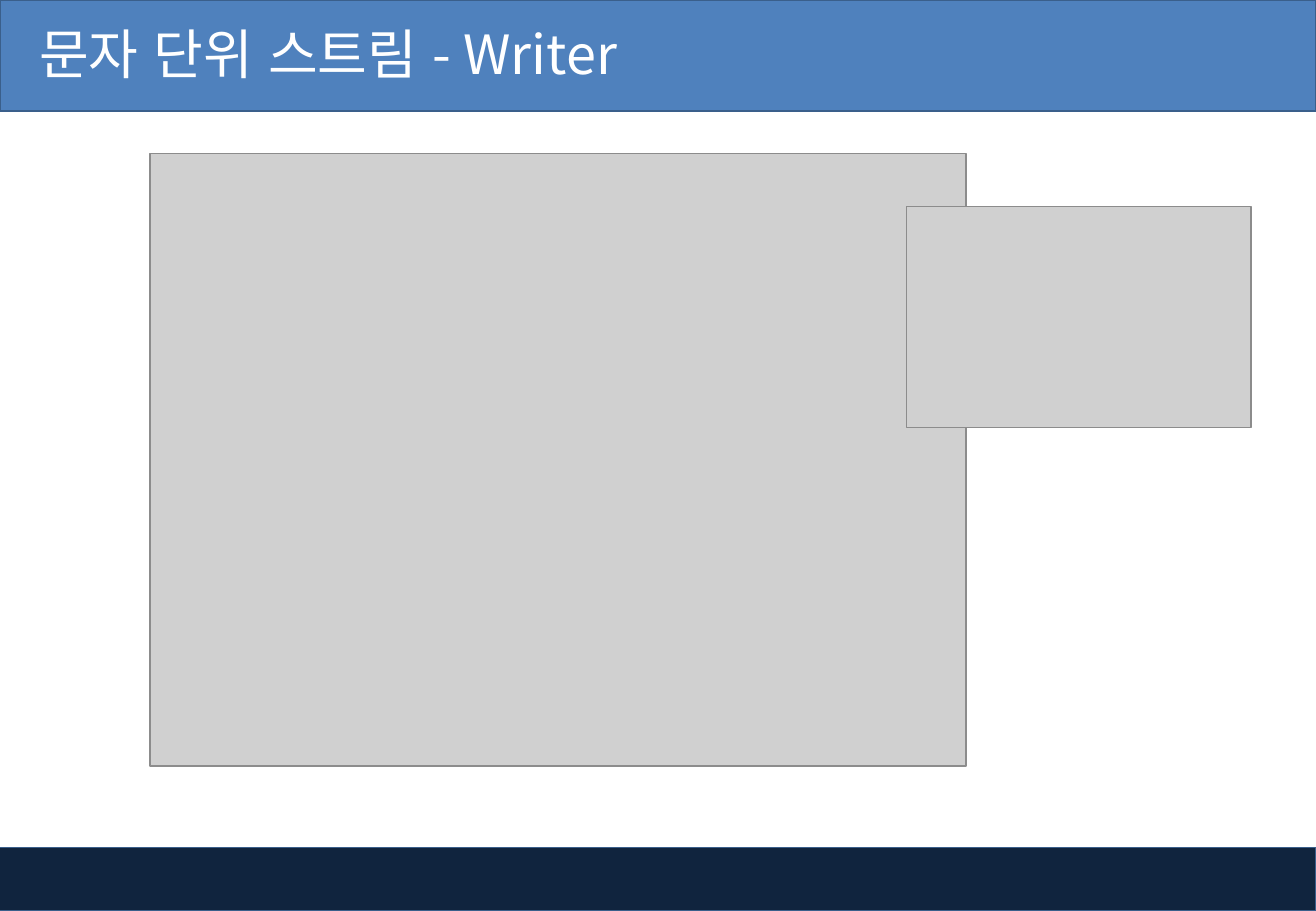
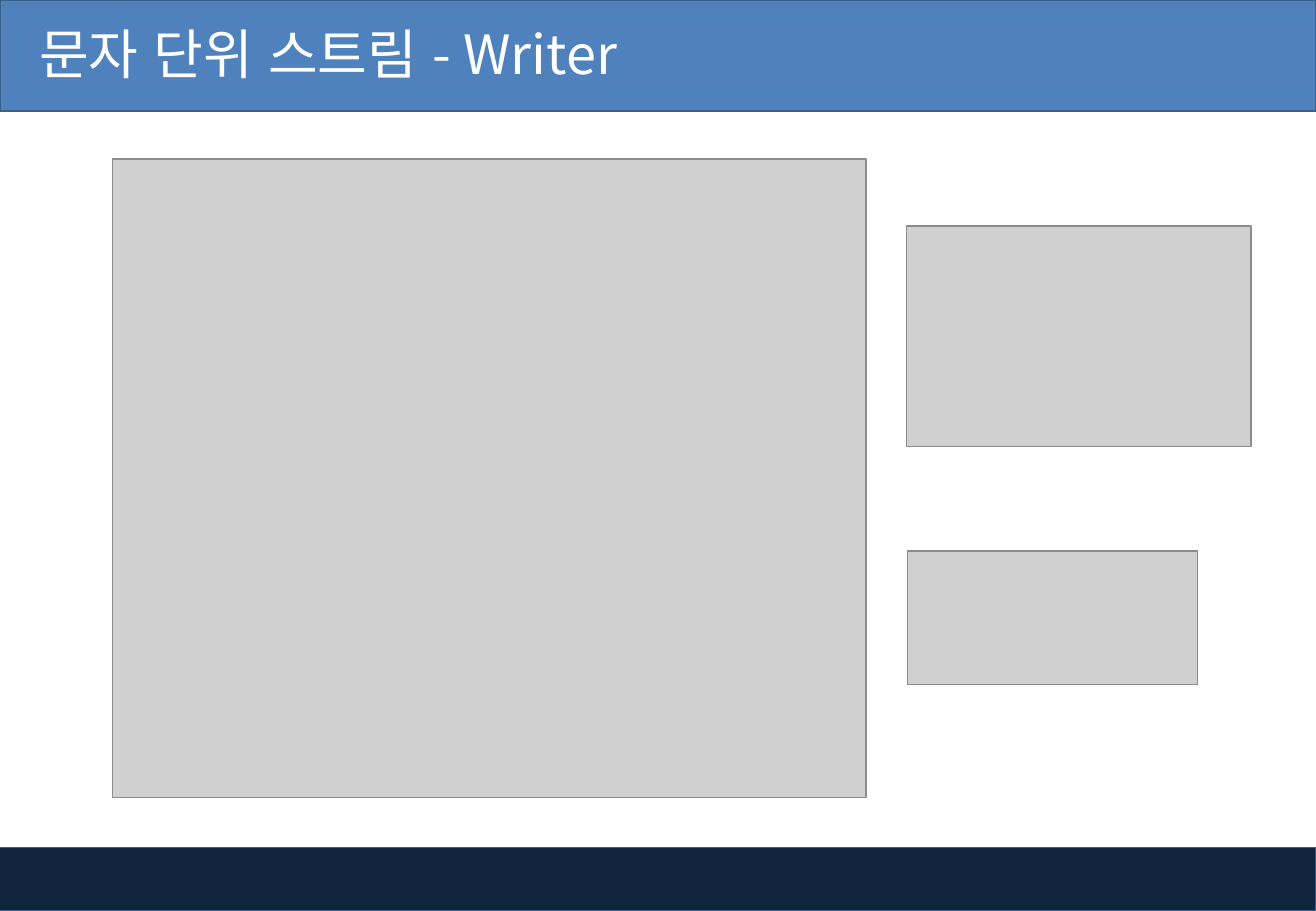
Before and after one commit to AhNyx/js_works, a slide deck: slide 24 of ppt/java_ppt/13장-자바 입출력.pptx. Drawn at 1316x911 pixels with LibreOffice and Linux fonts; fonts in the diff are those of the drawing; grey boxes stand for pictures; background and template pictures are left out. Boxes give left, top, right and bottom in pixels: in the first picture for what was removed or moved away, otherwise in the second. Text is boxed around its words. In the diff, an @@ line names an element or a change of style, - is before the commit and + after.

```diff
--- a/ppt/java_ppt/13장-자바 입출력.pptx
+++ b/ppt/java_ppt/13장-자바 입출력.pptx
@@ picture: place and size @@
-picture at box(149, 154, 966, 767)
+picture at box(113, 159, 866, 798)
@@ picture: place and size @@
-picture at box(906, 207, 1250, 428)
+picture at box(906, 226, 1250, 447)
@@ picture added at box(908, 552, 1198, 685) @@
```
Also in this commit, not shown: 1 other slide changed, 52 other files.
